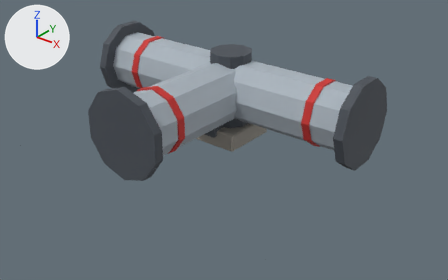
Renders of the glTF model public/models/terra/tuyau_te_t3.glb from each side of a commit.
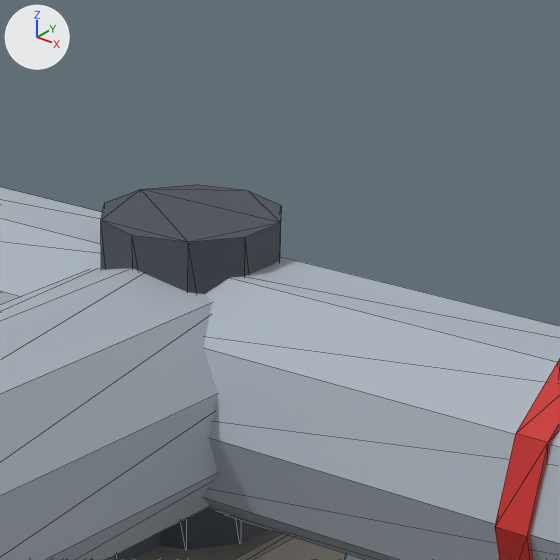
There are two pictures of each version: one whole from a 50 mm lens placed at (1.194, -1.529, 0.922), pointed at (0.025, -0.068, 0.016), one close up on the part from 42% to 71% of the width and 0% to 47% of the height. The axes (+X, +Y, +Z) are drawn at upper left. The lights are the same throughout. The last two pictures show the newer version. The close-ups show mesh edges as thin lines. Vertices at exactly the same position are counted once.

Objects in the first close-up: 'pieces_acier_sombre.044', 'pieces_beton.044', 'pieces_inox.014', 'pieces_rive_t3.014'.
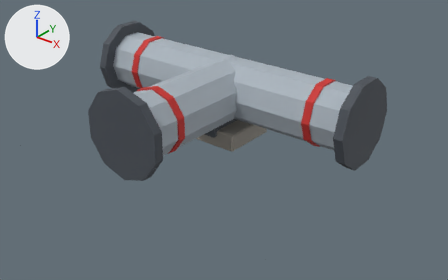
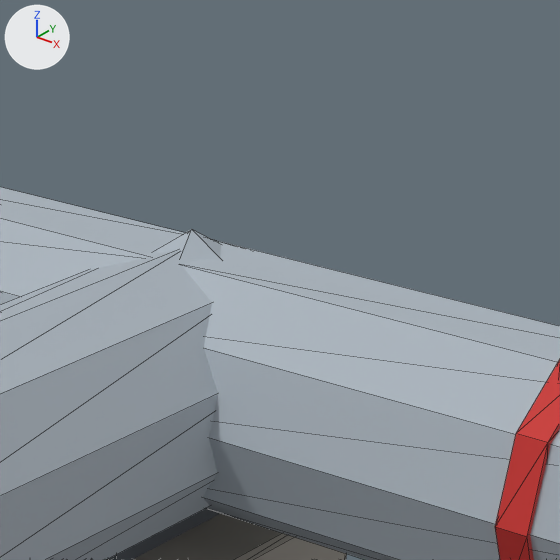
Where the change shows, as pixel boxes (x1, y1, x2, y2) in the close-ups (560 x 560 px):
'pieces_acier_sombre.044', reshaped: before (101, 185, 281, 560); after (107, 509, 221, 560)
part 1 of me_pieces_acier_sombre_080, deleted: before (101, 185, 281, 550)

The change in detail:
me_pieces_acier_sombre_080 is used by ob_pieces_acier_sombre_044; location (0.0, 0.0, 0.0).
me_pieces_acier_sombre_080 had 88 vertices, 156 faces and spanned x -0.494..0.494, y -0.494..0.138, z 0.04..0.318.
me_pieces_acier_sombre_080 now has 68 vertices, 120 faces and spans x -0.494..0.494, y -0.494..0.138, z 0.04..0.318.
me_pieces_acier_sombre_080 part 1: the loose piece of 20 vertices spanning x -0.067..0.067, y -0.07..0.07, z 0.055..0.305 is deleted.
